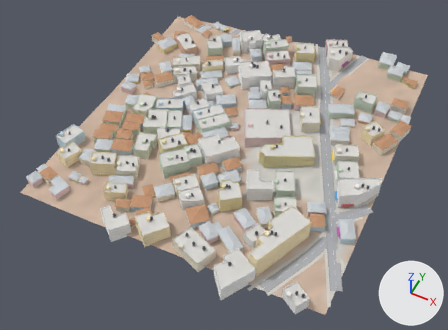
Renders of the glTF model city/hi/t_-1_1.glb from each side of a commit.
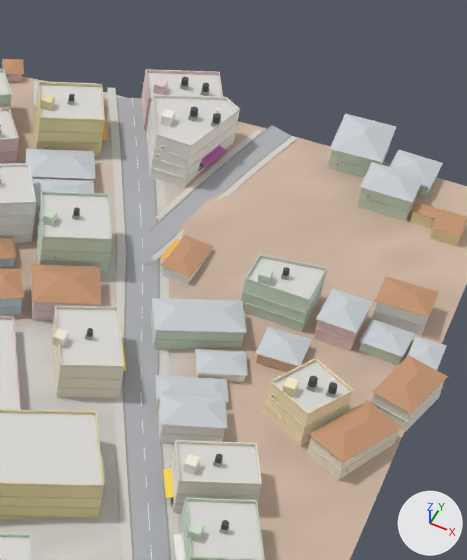
The first picture shows the older version from a camera (50 mm lens) standing at (29.0, 48.0, 392.0) and looking at (-125.0, 356.0, 7.0). The close-ups show the older and then the newer version on the part from 64% to 93% of the width and 6% to 54% of the height of that picture. Only the edits that show in the close-ups are written down. Every picture has the same lights, and +X, +Y and +Z are marked at lower right. Vertices at exactly the same position are counted once.

The first close-up shows 'Buildings-col', 'Details', 'Roads-col', 'Sidewalks-col', 'Terrain-col'.
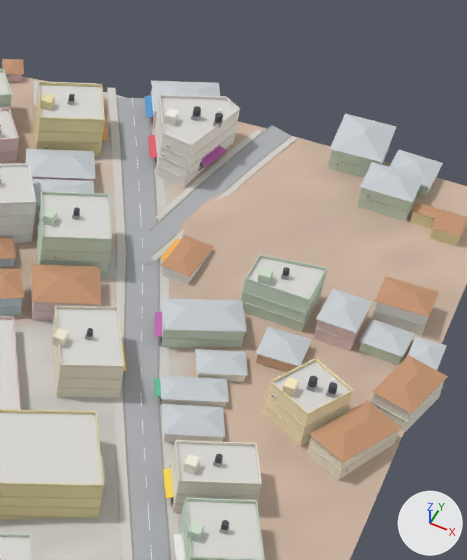
The change, as a diff of the scene's bpy script:
```diff
--- a/city/hi/t_-1_1.glb.py
+++ b/city/hi/t_-1_1.glb.py
@@ me_buildings_col @@
-me_buildings_col.from_pydata(...)  # 2031 vertices, 2419 faces; spans x -261.0..5.0, y 237.0..519.0, z 9.0..42.0
+me_buildings_col.from_pydata(...)  # 2051 vertices, 2443 faces; spans x -261.0..5.0, y 237.0..520.0, z 9.0..42.0
+# me_buildings_col part 1: the loose piece of 6 vertices spanning x -54.0..-36.0, y 400.0..415.0, z 31.0..33.0 is scaled about its middle by (-1.16, -1.31, 1.24), then moved by (-39.0, 103.0, 5.0)
+# me_buildings_col part 2: the loose piece of 6 vertices spanning x -54.0..-36.0, y 400.0..415.0, z 31.0..33.0 is copied, and the copy is moved by (0.0, 0.0, -3.0); it spans x -53.0..-36.0, y 400.0..415.0, z 28.0..30.0
+# me_buildings_col part 3: 20 vertices moved from x -66.0..-37.0, y 400.0..437.0, z 24.0..35.0 to x -64.0..-37.0, y 401.0..438.0, z 24.0..35.0
+# me_buildings_col part 4: 8 vertices moved from x -96.0..-79.0, y 484.0..519.0, z 29.0..42.0 to x -94.0..-79.0, y 485.0..519.0, z 29.0..42.0; 2 vertices removed from x -96.0..-74.0, y 508.0..512.0, z 39.0; 2 vertices added at x -94.0..-74.0, y 508.0..513.0, z 36.0
+# other edits to the shape of me_buildings_col do not show in these pictures
 me_buildings_col.materials.append(mat_wall)
@@ me_details @@
-me_details.from_pydata(...)  # 16397 vertices, 26990 faces; spans x -261.0..4.0, y 237.0..519.0, z 9.0..46.0
+me_details.from_pydata(...)  # 16367 vertices, 26910 faces; spans x -261.0..4.0, y 237.0..519.0, z 9.0..46.0
+# me_details part 5: the loose piece of 8 vertices spanning x -96.0..-91.0, y 500.0..512.0, z 39.0..40.0 is scaled about its middle by (0.723, 0.738, 2.94), then moved by (2.0, 1.0, -9.0)
+# me_details part 6: the loose piece of 4 vertices spanning x -108.0..-103.0, y 500.0..509.0, z 32.0 is copied, and the copy is moved by (13.0, 2.0, 1.0); it spans x -95.0..-90.0, y 502.0..511.0, z 33.0
+# me_details part 7: the loose piece of 8 vertices spanning x -90.0..-83.0, y 484.0..499.0, z 42.0..43.0 is scaled about its middle by (0.335, 0.373, 2.94), then moved by (32.0, -78.0, -16.0)
+# me_details part 8: the loose piece of 8 vertices spanning x -79.0..-74.0, y 508.0..519.0, z 39.0..40.0 is scaled about its middle by (-0.449, -0.489, 0.294), then moved by (20.0, -101.0, -11.0)
+# me_details part 9: the loose piece of 4 vertices spanning x -69.0..-64.0, y 414.0..423.0, z 29.0..30.0 is copied, and the copy is moved by (4.0, 14.0, 0.0); it spans x -65.0..-60.0, y 428.0..437.0, z 29.0..30.0
+# me_details part 10: the loose piece of 8 vertices spanning x -85.0..-82.0, y 489.0..493.0, z 42.0..45.0 is moved by (1.0, 0.0, 0.0)
+# me_details part 11: the loose piece of 4 vertices spanning x -103.0..-98.0, y 489.0..498.0, z 32.0..33.0 is copied, and the copy is moved by (14.0, -1.0, 0.0); it spans x -89.0..-84.0, y 487.0..496.0, z 32.0..33.0
+# me_details part 12: the loose piece of 8 vertices spanning x -96.0..-79.0, y 511.0..519.0, z 39.0..40.0 is scaled about its middle by (-0.203, 1.07, 0.294), then moved by (1.0, -24.0, -7.0)
+# me_details part 13: 7 loose pieces with 114 vertices, spanning x -97.0..-37.0, y 400.0..519.0, z 28.0..42.0, are deleted
+# me_details part 14: 54 vertices moved from x -97.0..-71.0, y 484.0..512.0, z 32.0..46.0 to x -95.0..-71.0, y 484.0..513.0, z 32.0..46.0; 80 vertices removed from x -90.0..-68.0, y 484.0..506.0, z 32.0..45.0; 88 vertices added at x -89.0..-68.0, y 484.0..506.0, z 32.0..45.0
+# me_details part 15: 17 vertices moved from x -66.0..-44.0, y 422.0..437.0, z 28.0..30.0 to x -63.0..-44.0, y 422.0..438.0, z 28.0..30.0; 2 vertices removed from x -44.0, y 422.0, z 28.0; 30 vertices added at x -65.0..-43.0, y 410.0..437.0, z 27.0..31.0
+# other edits to the shape of me_details do not show in these pictures
 me_details.materials.append(mat_props)
```

Pixel boxes [x1, y1, x2, y2] of what changed, in the close-ups (467 x 560 px; the box of a moved part takes in the faces that stretch with it):
part 1 of me_buildings_col, moved or reshaped: before [159, 394, 227, 428]; after [151, 81, 220, 112]
part 2 of me_buildings_col, added: after [162, 404, 225, 437]
part 3 of me_buildings_col, moved or reshaped: before [150, 298, 247, 443]; after [160, 299, 247, 442]
part 4 of me_buildings_col, moved or reshaped: before [141, 73, 237, 187]; after [151, 80, 237, 187]
part 5 of me_details, moved or reshaped (not visible afterwards): before [145, 70, 149, 99]
part 6 of me_details, added: after [145, 95, 154, 117]
part 7 of me_details, moved or reshaped (not visible afterwards): before [152, 95, 158, 136]
part 8 of me_details, moved or reshaped (not visible afterwards): before [218, 72, 223, 97]
part 9 of me_details, added: after [155, 312, 162, 337]
part 10 of me_details, moved or reshaped: before [160, 109, 176, 127]; after [164, 108, 179, 126]
part 11 of me_details, added: after [148, 135, 157, 158]
part 12 of me_details, moved or reshaped (not visible afterwards): before [146, 69, 219, 75]
part 13 of me_details, deleted: before [143, 77, 224, 437]
part 14 of me_details, moved or reshaped: before [142, 95, 233, 179]; after [151, 92, 235, 179]
part 15 of me_details, cut back: before [151, 309, 243, 342]; after [154, 313, 243, 397]
